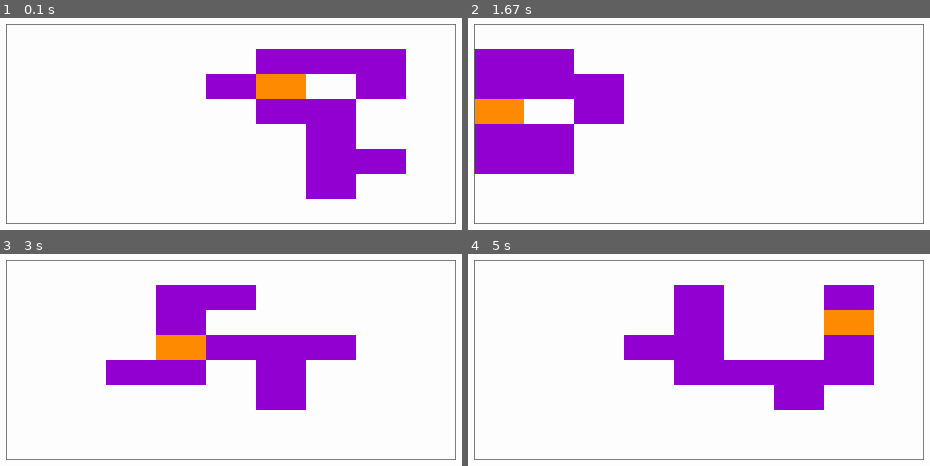
Above: before the commit, frames 1-4 (two rows, left to right).
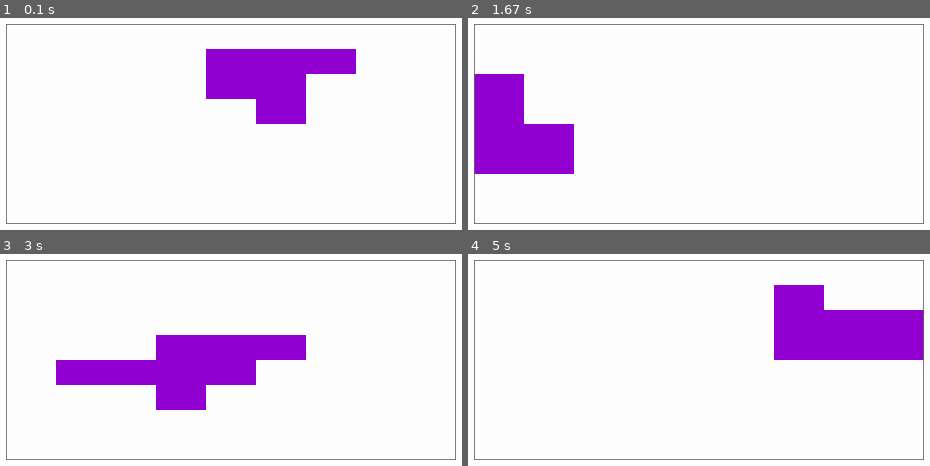
Above: after the commit, the same moments.

Repository: Joltras/Dungeon-Python
Game: pygame game, started from Generator.py
The game is run twice, just before and just after one commit, with the same random seed, the same clock (stepped at 60 frames per second) and the same inputs.
Inputs (mouse positions are in pixels of both pictures, inside the frame that each line leads up to):
- Up to frame 1 (0.1 s): no input
- Up to frame 2 (1.67 s): click (699, 124) at 0.43 s; click (703, 149) at 0.85 s; move the mouse to (outside the picture) at 1.17 s; click (outside the picture) at 1.4 s
- Up to frame 3 (3 s): move the mouse to (outside the picture) at 1.77 s; click (outside the picture) at 2.02 s; move the mouse to (outside the picture) at 2.4 s; click (outside the picture) at 2.67 s
- Up to frame 4 (5 s): move the mouse to (657, 463) at 3.07 s; click (657, 463) at 3.33 s; move the mouse to (671, 292) at 3.73 s; click (671, 292) at 4 s; move the mouse to (574, 277) at 4.4 s; click (574, 277) at 4.67 s

The runs differ from the first frame. In frame 1, 11% of the frame differs, in the area x 44-88%, y 14-86%; in frame 2, 7.7%; in frame 3, 13%; in frame 4, 20%, in the area x 33-99%, y 14-74%.

Commit message:
Added add_to_floor_grid method

Diff:
--- a/Floor.py
+++ b/Floor.py
@@ -11,32 +11,38 @@
         self.__height = height
         self.__width = width
         self.__rooms: list = []
-        self.__floor = np.zeros((height, width))
-        self.__rect = pygame.Rect(Globals.floor_plan_coordinates[1], Globals.floor_plan_coordinates[0], width * Globals.room_width, height * Globals.room_height)
+        self.__floor_grid = np.zeros((height, width))
+        self.__rect = pygame.Rect(Globals.floor_plan_coordinates[1], Globals.floor_plan_coordinates[0],
+                                  width * Globals.room_width, height * Globals.room_height)
 
     def draw(self, screen):
         for room in self.__rooms:
             room.draw(screen)
         pygame.draw.rect(screen, Color.DARK_GRAY.value, self.__rect, 2)
 
+    def add_to_floor_grid(self, x, y):
+        self.__floor_grid[y][x] = 1
+
     def add_room(self, x, y, color: Color = Color.VIOLET):
-        self.__floor[y][x] = 1
         self.__rooms.append(Room(x, y, color))
 
     def get_rooms(self):
         return self.__rooms
 
+    def get_floor(self):
+        return self.__floor_grid
+
     def contains_room(self, x, y):
-        return self.__floor[y][x] == 1
+        return self.__floor_grid[y][x] == 1
 
     def count_neighbours(self, x, y):
         neighbours = 0
-        if y + 1 < len(self.__floor):
-            neighbours += self.__floor[y + 1][x]
+        if y + 1 < len(self.__floor_grid):
+            neighbours += self.__floor_grid[y + 1][x]
         if y - 1 > 0:
-            neighbours += self.__floor[y - 1][x]
-        if x + 1 < len(self.__floor):
-            neighbours += self.__floor[y][x + 1]
+            neighbours += self.__floor_grid[y - 1][x]
+        if x + 1 < len(self.__floor_grid):
+            neighbours += self.__floor_grid[y][x + 1]
         if x - 1 > 0:
-            neighbours += self.__floor[y][x - 1]
+            neighbours += self.__floor_grid[y][x - 1]
         return neighbours
